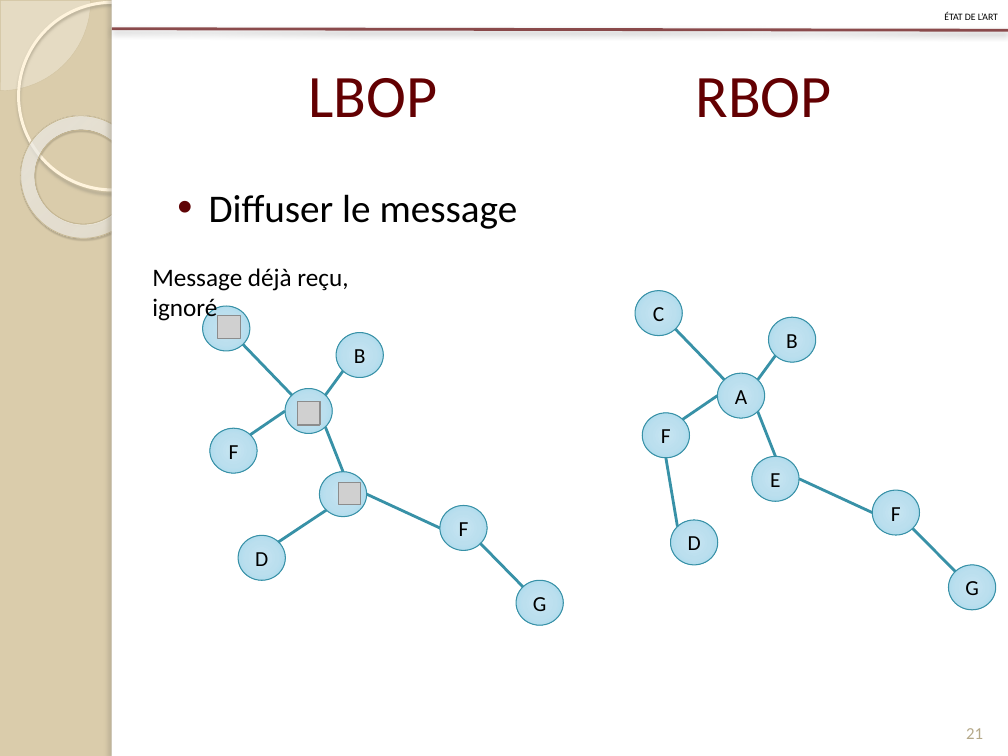
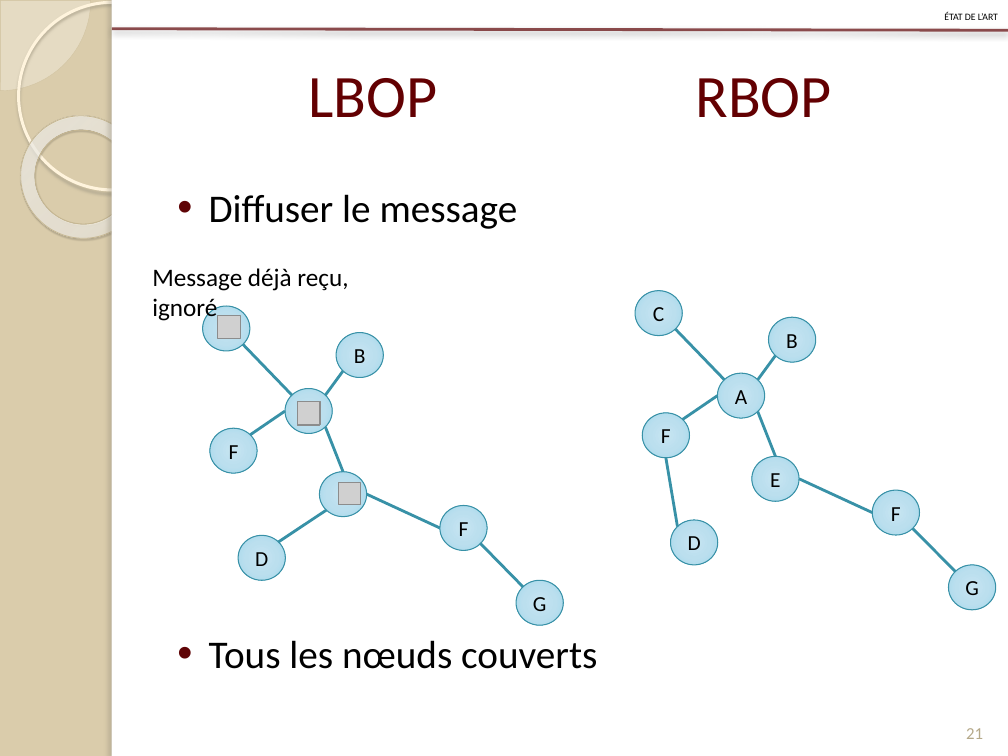
Before and after one commit to Patre/Energy-saving-in-sensors--networks, a slide deck: slide 21 of Redaction/Presentation/pres.pptx. Drawn at 1008x756 pixels with LibreOffice and Linux fonts; fonts in the diff are those of the drawing; grey boxes stand for pictures. Boxes give left, top, right and bottom in pixels: in the first picture for what was removed or moved away, otherwise in the second. Text is boxed around its words. In the diff, an @@ line names an element or a change of style, - is before the commit and + after.

Commit message:
Presentation

```diff
--- a/Redaction/Presentation/pres.pptx
+++ b/Redaction/Presentation/pres.pptx
@@ text at box(209, 640, 597, 669): paragraph added @@
+• Tous les nœuds couverts
```
Also in this commit, not shown: 2 other slides changed.
